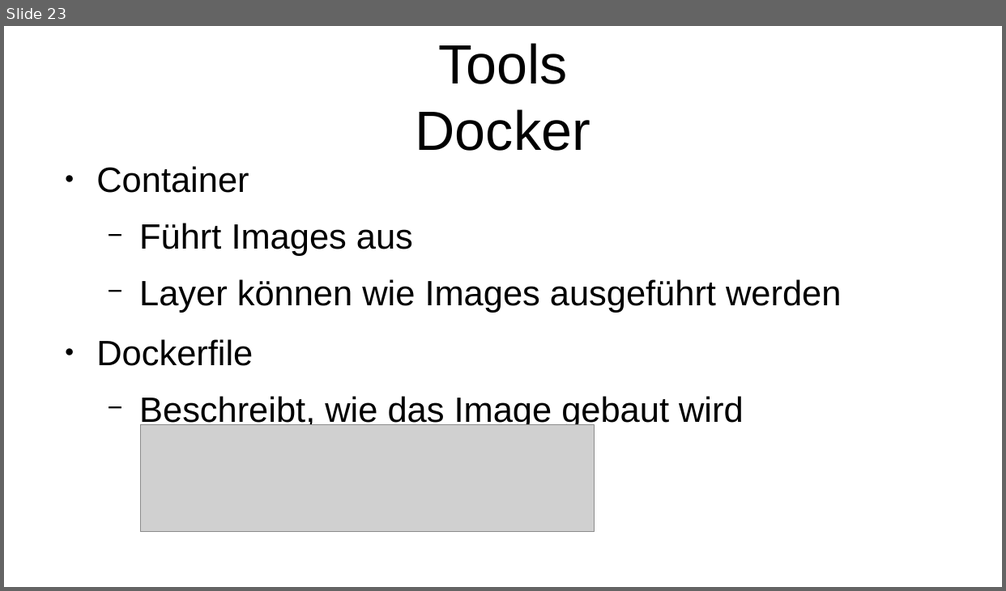
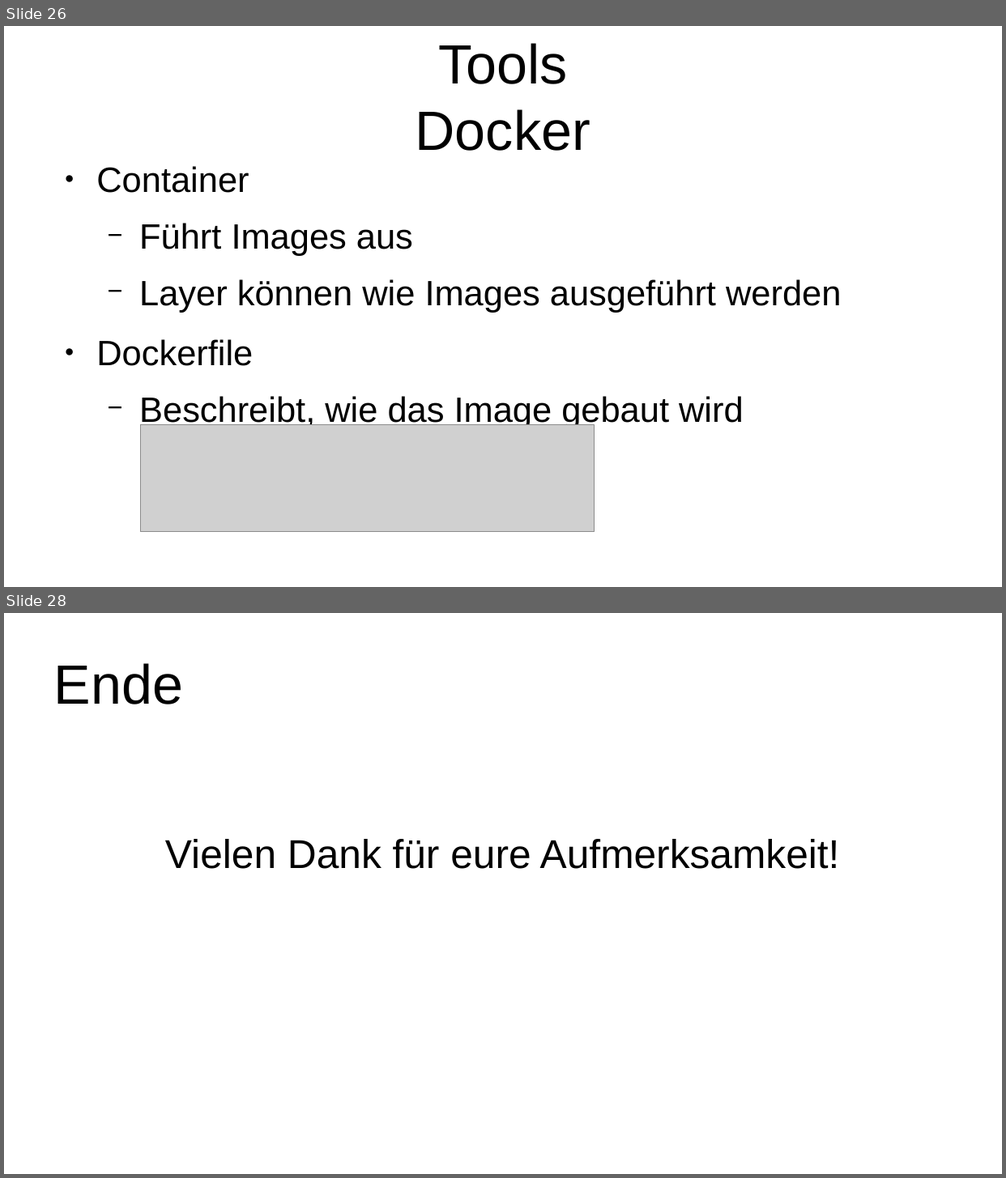
Before and after one commit to SGSE18/book, a slide deck: docs/continuous-software-engineering/pres.odp. Shown one above the other, each under a label of ours: slide 23 before the commit, slides 26 and 28 after it; the slides between them are not shown. The pictures are 1006x591 and 1006x1178 pixels, drawn with LibreOffice and Linux fonts; fonts in the diff are those of the drawing; grey boxes stand for pictures. Boxes give left, top, right and bottom in pixels: in the first picture for what was removed or moved away, otherwise in the second. Text is boxed around its words. In the diff, an @@ line names an element or a change of style, - is before the commit and + after.

```diff
--- a/docs/continuous-software-engineering/pres.odp
+++ b/docs/continuous-software-engineering/pres.odp
@@ slide 28 added at (x1=4, y1=613, x2=1002, y2=1174), background #FFFFFF @@
@@ title added at (x1=54, y1=663, x2=183, y2=705), 44 pt, text #000000 @@
+Ende
@@ subtitle added at (x1=165, y1=839, x2=840, y2=869), 32 pt, text #000000 @@
+Vielen Dank für eure Aufmerksamkeit!
@@ what was slide 23 is now slide 26 @@
```
Also in this commit, not shown: 1 slide changed, 5 other slides added, 2 other files.
